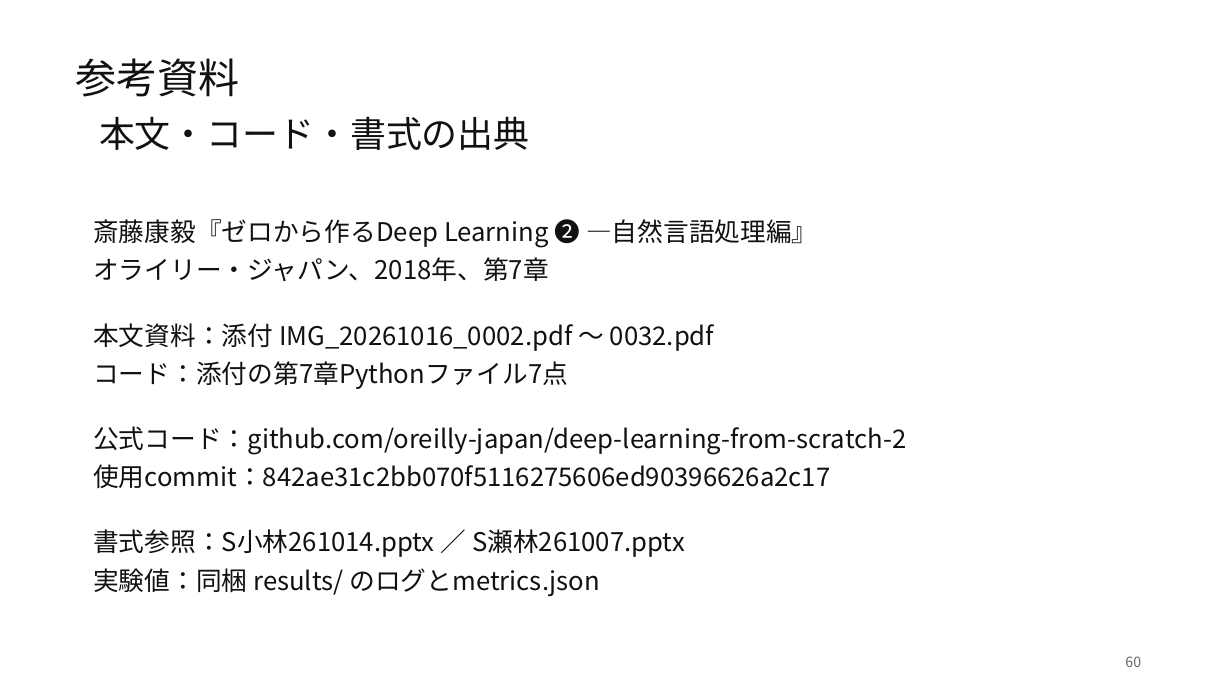
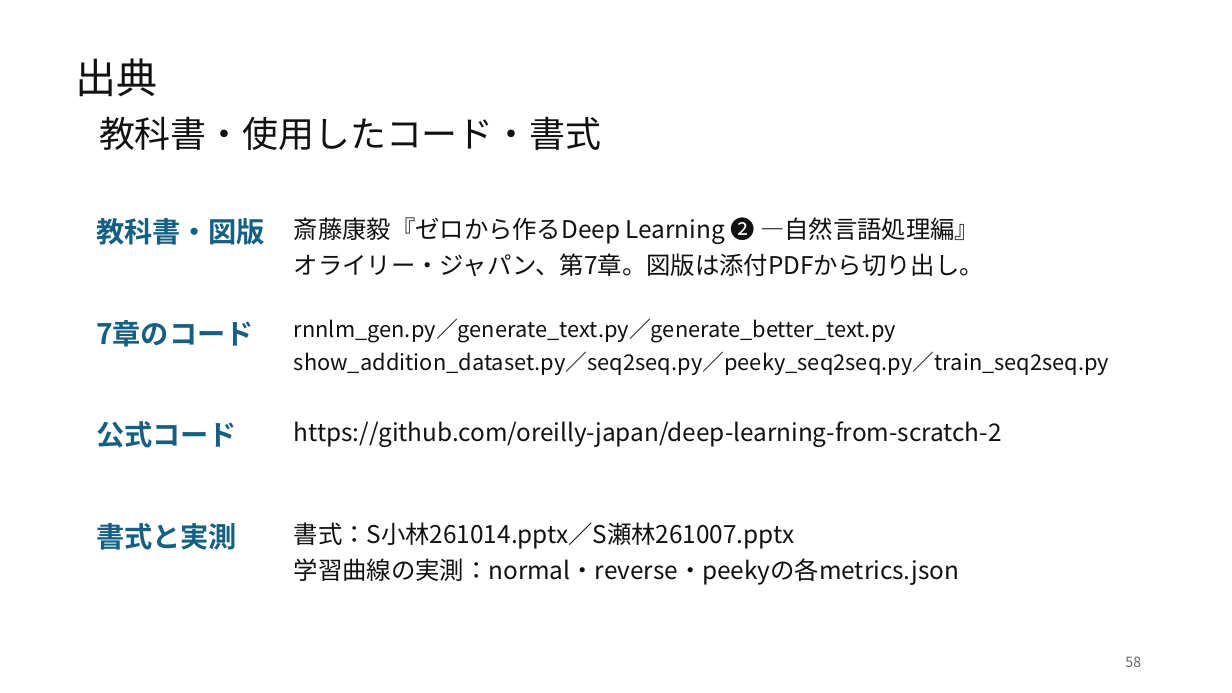
Before and after one commit to Yu-Tanahashi1226/----B-py, a slide deck: slide 58 of deliverables/chapter7/chapter7_kobayashi.pptx (slide 60 before the commit). Drawn at 1232x693 pixels with LibreOffice and Linux fonts; fonts in the diff are those of the drawing. Boxes give left, top, right and bottom in pixels: in the first picture for what was removed or moved away, otherwise in the second. Text is boxed around its words. In the diff, an @@ line names an element or a change of style, - is before the commit and + after.

```diff
--- a/deliverables/chapter7/chapter7_kobayashi.pptx
+++ b/deliverables/chapter7/chapter7_kobayashi.pptx
@@ text at (76,58,158,97): text changed @@
-参考資料
+出典
@@ text at (99,116,601,150): text changed @@
-本文・コード・書式の出典
+教科書・使用したコード・書式
@@ text "斎藤康毅『ゼロから作るDeep Learning ❷ ―自然言語処理編』": place and size @@
-text "斎藤康毅『ゼロから作るDeep Learning ❷ ―自然言語処理編』" at (93,215,817,281)
+text "斎藤康毅『ゼロから作るDeep Learning ❷ ―自然言語処理編』" at (294,213,984,276)
@@ text added at (96,218,265,245), 22 pt, text #156082, bold @@
+教科書・図版
@@ text at (294,213,979,244): size 20 to 19 pt in "斎藤康毅『ゼロから作るDeep Learning ❷ ―自然言語処理編』" @@
@@ text at (294,253,984,276): text changed; size 20 to 19 pt @@
-オライリー・ジャパン、2018年、第7章
+オライリー・ジャパン、第7章。図版は添付PDFから切り出し。
@@ text removed at (93,323,714,389) @@
-本文資料：添付 IMG_20261016_0002.pdf ～ 0032.pdf
-コード：添付の第7章Pythonファイル7点
@@ text added at (96,320,254,347), 22 pt, text #156082, bold @@
+7章のコード
@@ text added at (294,318,1110,375), 17 pt, text #111111 @@
+rnnlm_gen.py／generate_text.py／generate_better_text.py
+show_addition_dataset.py／seq2seq.py／peeky_seq2seq.py／train_seq2seq.py
@@ text added at (96,421,237,448), 22 pt, text #156082, bold @@
+公式コード
@@ text at (294,421,1002,447): text changed; size 20 to 19 pt @@
-公式コード：github.com/oreilly-japan/deep-learning-from-scratch-2
-使用commit：842ae31c2bb070f5116275606ed90396626a2c17
+https://github.com/oreilly-japan/deep-learning-from-scratch-2
@@ text added at (96,523,237,550), 22 pt, text #156082, bold @@
+書式と実測
@@ text at (294,522,959,585): text changed; size 20 to 19 pt @@
-書式参照：S小林261014.pptx ／ S瀬林261007.pptx
-実験値：同梱 results/ のログとmetrics.json
+書式：S小林261014.pptx／S瀬林261007.pptx
+学習曲線の実測：normal・reverse・peekyの各metrics.json
@@ text at (1125,656,1141,667): text changed @@
-60
+58
```
Also in this commit, not shown: 2 other slides changed, 55 slides added, 63 slides removed, 2 other files.
